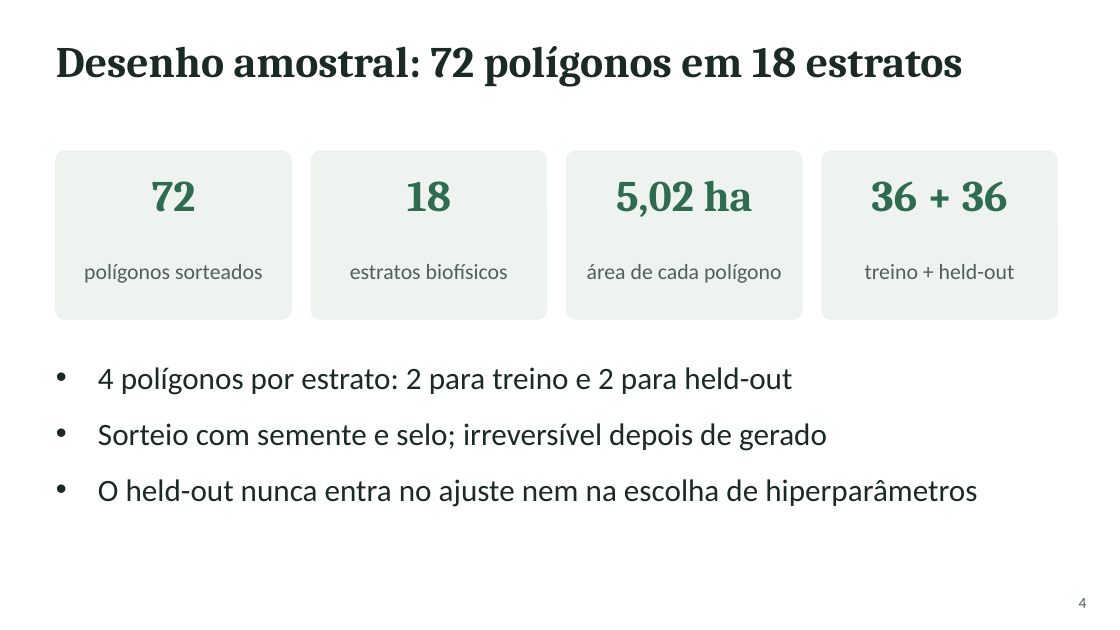
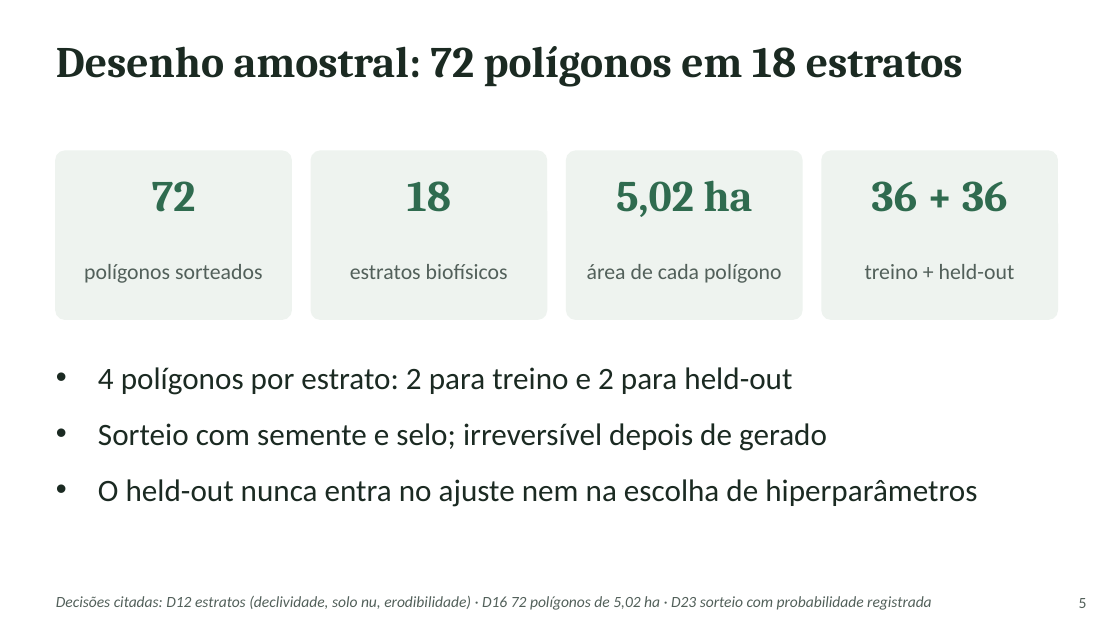
Before and after one commit to RedZardoz/localizador-erosao-v02, a slide deck: slide 5 of docs/Apresentacao_Seminario_Arcabouco_Auditavel.pptx (slide 4 before the commit). Drawn at 1120x630 pixels with LibreOffice and Linux fonts; fonts in the diff are those of the drawing. Boxes give left, top, right and bottom in pixels: in the first picture for what was removed or moved away, otherwise in the second. Text is boxed around its words. In the diff, an @@ line names an element or a change of style, - is before the commit and + after.

```diff
--- a/docs/Apresentacao_Seminario_Arcabouco_Auditavel.pptx
+++ b/docs/Apresentacao_Seminario_Arcabouco_Auditavel.pptx
@@ text added at (56, 596, 932, 610), 10 pt, text #52605A, italic @@
+Decisões citadas: D12 estratos (declividade, solo nu, erodibilidade) · D16 72 polígonos de 5,02 ha · D23 sorteio com probabilidade registrada
@@ text at (1079, 598, 1087, 608): text changed @@
-4
+5
```
Also in this commit, not shown: 11 other slides changed, 1 slide added.
